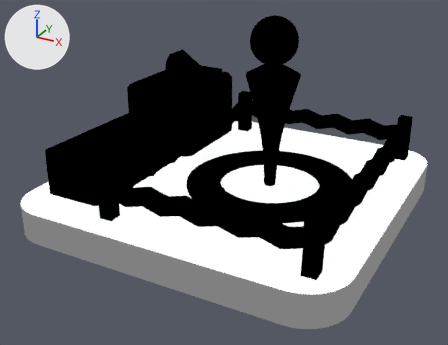
One commit to the Blender file assets/plot_developments/EnergyGenIsland.blend: the scene before it, then after it.
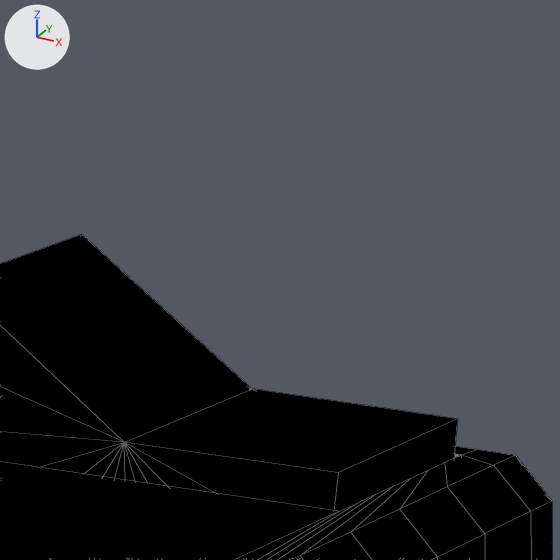
Each version appears first whole from a camera (50 mm lens) standing at (13.14, -25.37, 12.78) and looking at (-0.08, -1.32, 0.76), and next in a close-up on the part from 39% to 52% of the width and 7% to 24% of the height. Every picture has the same lights, and +X, +Y and +Z are marked at upper left. The close-ups show mesh edges as thin lines.

The scene before the commit, as lines of its bpy script (objects in view):
```python
me_cube_002 = bpy.data.meshes.new('Cube.002')
me_cube_002.from_pydata(...)  # 308 vertices, 294 faces; spans x -1.83..2.03, y -6.0..6.0, z 0.0..3.39
# faces by material slot: [270, 0, 1, 23]
me_cube_002.materials.append(mat_material_001)  # grey #808080
me_cube_002.materials.append(mat_material)  # white #ffffff
me_cube_002.materials.append(mat_material_007)  # black #000000
me_cube_002.materials.append(mat_material_002)  # black #000000
me_cube_004 = bpy.data.meshes.new('Cube.004')
me_cube_004.from_pydata(...)  # 28 vertices, 38 faces; spans x -1.42..1.42, y -0.67..0.67, z -1.42..0.81
# faces by material slot: [0, 38]
me_cube_004.materials.append(mat_material_001)  # grey #808080
me_cube_004.materials.append(mat_material)  # white #ffffff
me_cube_004.materials.append(mat_material_007)  # black #000000
me_cube_004.materials.append(mat_material_002)  # black #000000
ob_machine = bpy.data.objects.new('Machine', me_cube_002)
ob_machine.location = (-5.4, 0.0, 0.11)
ob_machine.rotation_euler = (0.0, 0.0, 3.142)  # degrees (0, 0, 180)
_m = ob_machine.modifiers.new('Solidify', 'SOLIDIFY')
_m.thickness = -0.1
_m.material_offset = 999
_m.use_flip_normals = True
ob_switch = bpy.data.objects.new('Switch', me_cube_004)
ob_switch.location = (-5.5, 4.896, 3.776)
ob_switch.rotation_euler = (0.0, 0.0, 3.142)  # degrees (0, 0, 180)
_m = ob_switch.modifiers.new('Solidify', 'SOLIDIFY')
_m.thickness = -0.1
_m.material_offset = 999
_m.use_flip_normals = True
```
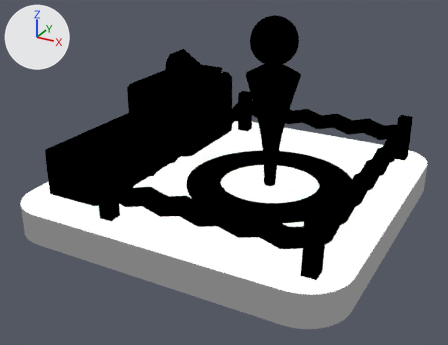
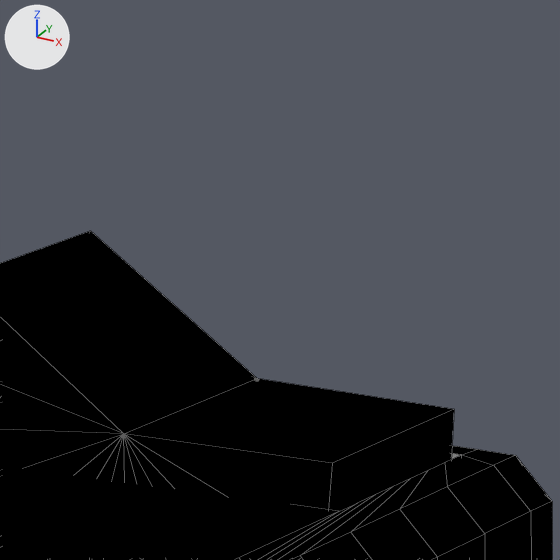
Where the change shows, as pixel boxes (x1, y1, x2, y2) in the close-ups (560 x 560 px):
'Switch', mesh rescaled, modifiers changed: before (0, 235, 458, 511); after (0, 231, 454, 511)

Patch to the scene script:
```diff
--- a/assets/plot_developments/EnergyGenIsland.blend.py
+++ b/assets/plot_developments/EnergyGenIsland.blend.py
@@ me_cube_004 @@
 me_cube_004.from_pydata(...)  # 28 vertices, 38 faces; spans x -1.42..1.42, y -0.67..0.67, z -1.42..0.81
 # used by ob_switch; location = (-5.5, 4.896, 3.776); rotation_euler = (0.0, 0.0, 3.142), in degrees (0, 0, 180)
+# me_cube_004 part 1: the whole mesh is scaled about the mesh origin by 0.934
 me_cube_004.materials.append(mat_material_001)
@@ ob_switch @@
 _m = ob_switch.modifiers.new('Solidify', 'SOLIDIFY')
-_m.thickness = -0.1
+_m.thickness = -0.2
 _m.material_offset = 999
```
